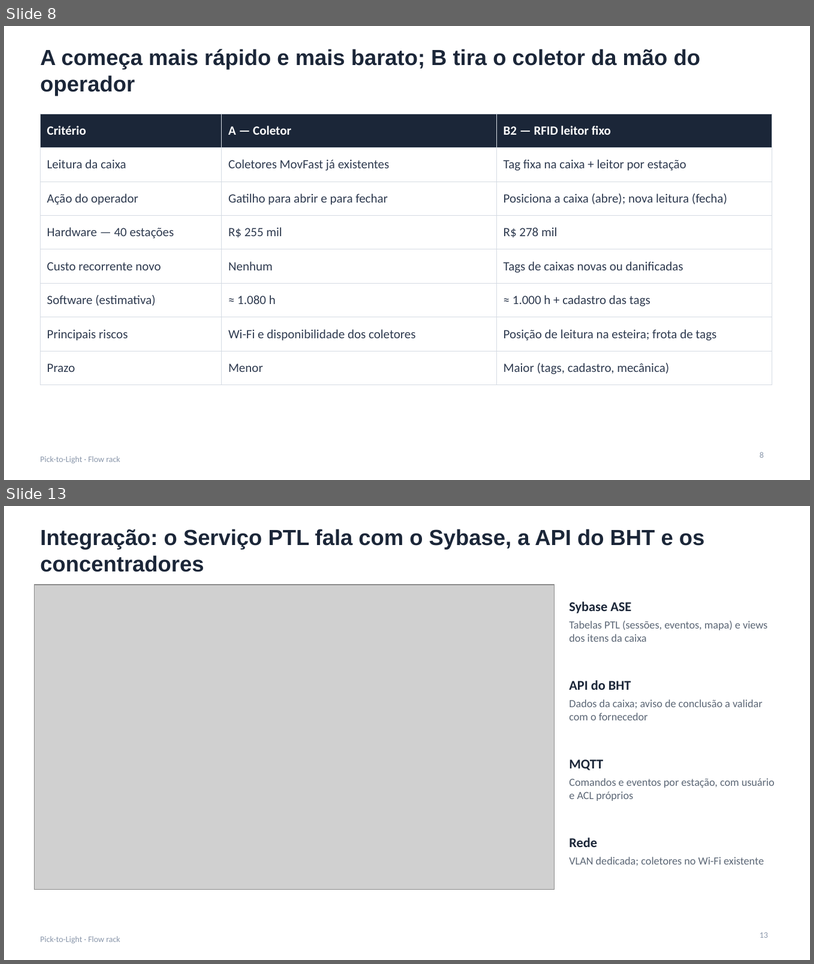
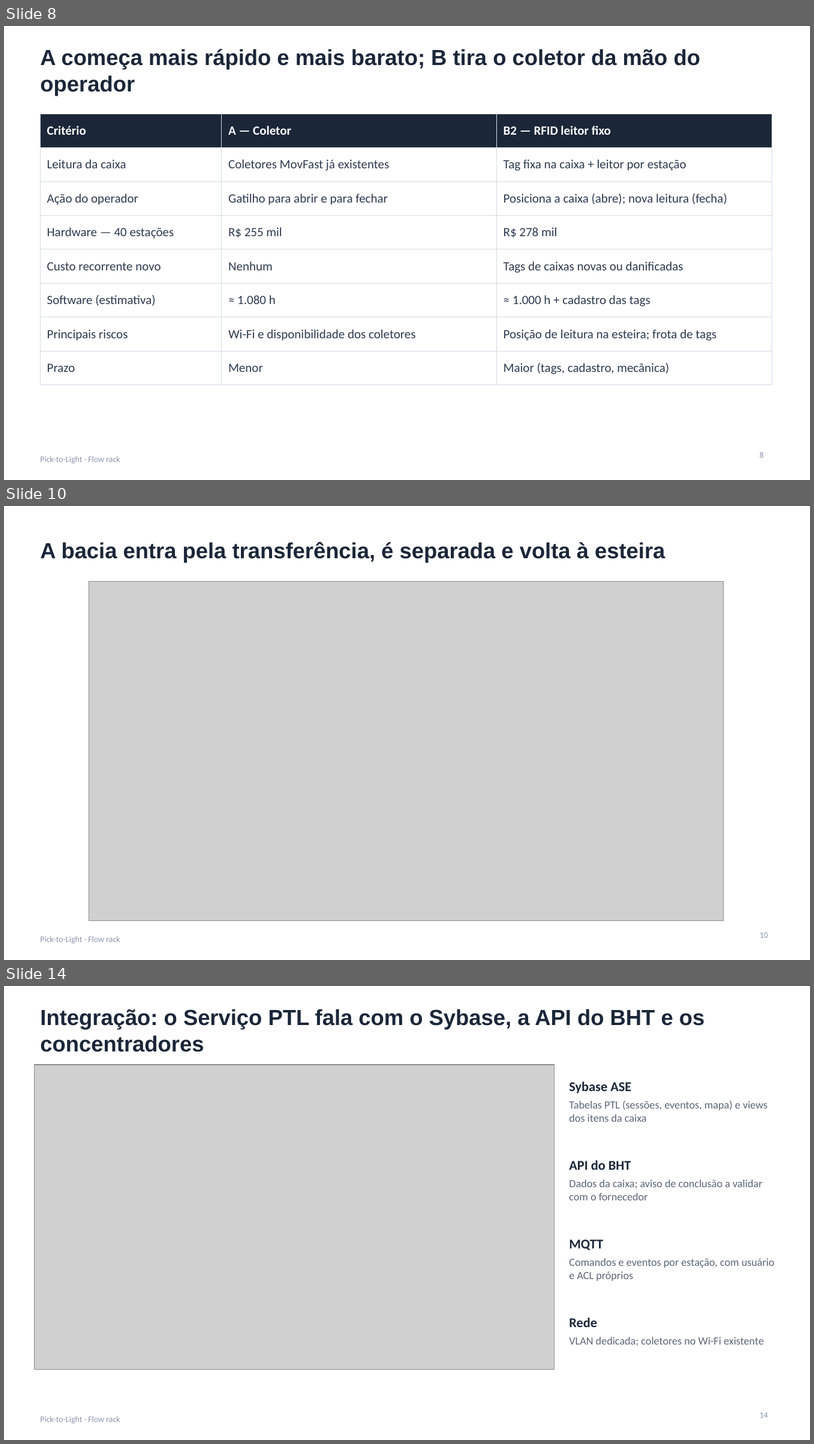
Before and after one commit to jivo88/picking_to_light, a slide deck: projeto/entregaveis/Apresentacao_PTL.pptx. Shown one above the other, each under a label of ours: slides 8 and 13 before the commit, slides 8, 10 and 14 after it; the slides between them are not shown. The pictures are 814x964 and 814x1444 pixels, drawn with LibreOffice and Linux fonts; fonts in the diff are those of the drawing; grey boxes stand for pictures. Boxes give left, top, right and bottom in pixels: in the first picture for what was removed or moved away, otherwise in the second. Text is boxed around its words. In the diff, an @@ line names an element or a change of style, - is before the commit and + after.

```diff
--- a/projeto/entregaveis/Apresentacao_PTL.pptx
+++ b/projeto/entregaveis/Apresentacao_PTL.pptx
@@ slide 10 added at <box>4,506,810,960</box>, background #FFFFFF; not listed: 1 template element that a slide beside it also shows @@
@@ title added at <box>40,542,665,563</box>, 26 pt, text #1B2638, bold @@
+A bacia entra pela transferência, é separada e volta à esteira
@@ picture added at <box>89,582,724,921</box> @@
@@ page number added at <box>760,932,768,937</box>, 10 pt, text #8A97AB @@
+10
@@ what was slide 13 is now slide 14 @@
@@ page number at <box>760,1412,768,1417</box>: text changed @@
-13
+14
```
Also in this commit, not shown: 5 slides changed, 16 other files.
